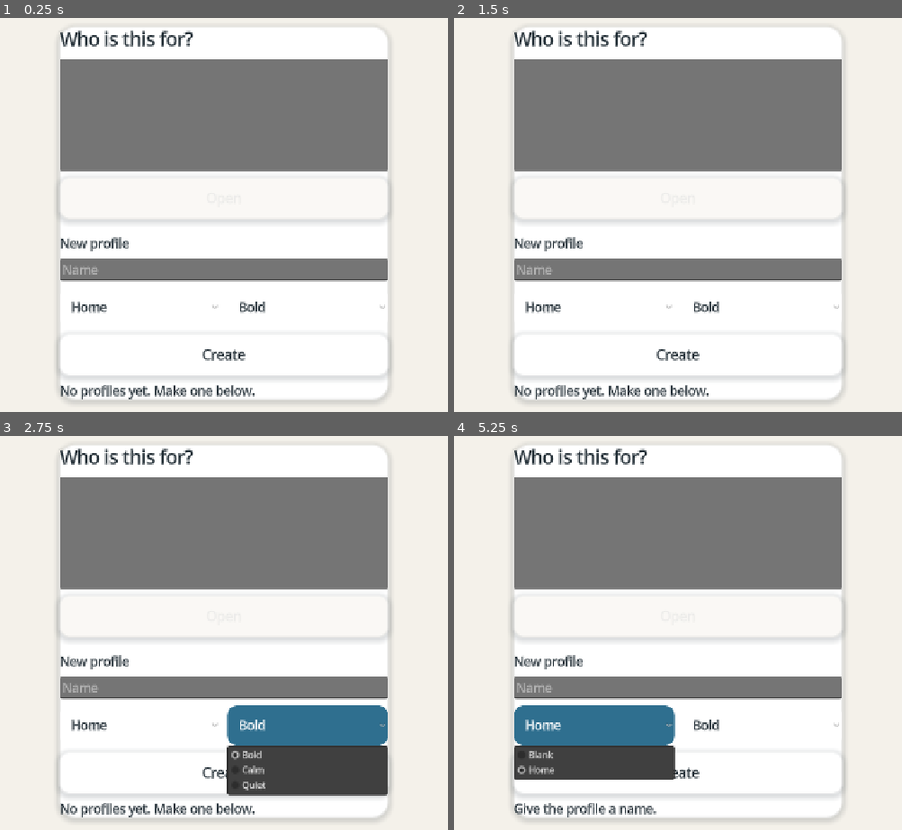
Above: before the commit, frames 1-4 (two rows, left to right).
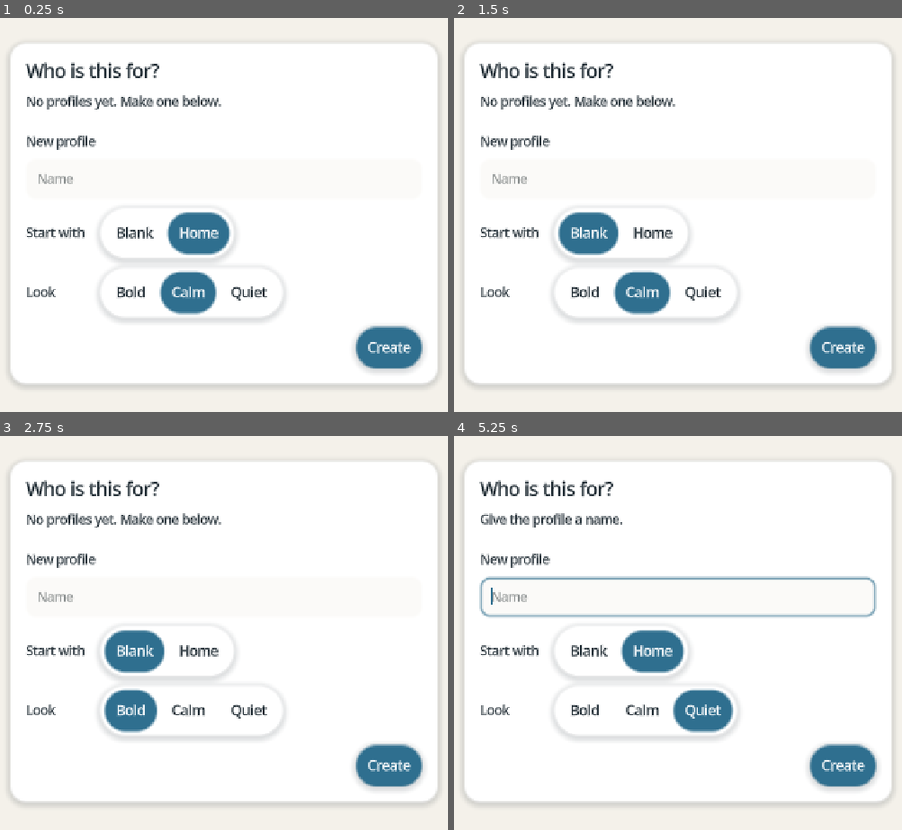
Above: after the commit, the same moments.

Repository: crashtestbrandt/alex
Game: Godot game, scene res://scenes/main.tscn
Two runs of this game, one before a commit and one after it. Both use one fixed random seed, a clock stepped at 60 frames per second and the inputs below.
Inputs (mouse positions are in pixels of both pictures, inside the frame that each line leads up to):
- Up to frame 1 (0.25 s): no input
- Up to frame 2 (1.5 s): click "Home" at 0.5 s; click (588, 234) at 1.25 s, where only the run after the commit has a clickable "Blank"
- Up to frame 3 (2.75 s): click "Bold" at 2 s
- Up to frame 4 (5.25 s): click "Create" at 2.75 s; click (642, 711) at 3.5 s, where only the run after the commit has a clickable "Calm"; click (704, 711) at 4.25 s, where only the run after the commit has a clickable "Quiet"; click "Home" at 5 s

The runs differ from the first frame. In frame 1, 39% of the frame differs, in the area x 1-99%, y 3-98%; in frame 2, 39%; in frame 3, 45%; in frame 4, 46%.

Commit message:
feat(ui) restyle the profile picker with the field-drawn controls
- Each profile is one button that opens it; the name is an `SdfField`; the starter pack and the style are
  pill bars with the choice pressed; Create is the one `primary` button. The dropdowns, the list and the
  separator are gone.
- `SdfField` is new; `SdfButton.primary` and `PillBar.active_index` and `set_active` are new.
- A container laid its shape out inside its own margins, so `SdfPanel` and `PillBar` pin the shape back to
  the full rect after every sort.
- `just screenshot` also renders the picker, to a file git ignores because it lists the machine's profiles.

Co-Authored-By: Claude Fable 5.1 <noreply@anthropic.com>
Claude-Session: https://claude.ai/code/session_01Brov8DxnPxPnDvfkaNeKXq

Diff:
--- a/scenes/ui/profile_picker.tscn
+++ b/scenes/ui/profile_picker.tscn
@@ -3,6 +3,8 @@
 [ext_resource type="Script" path="res://scripts/ui/profile_picker.gd" id="1"]
 [ext_resource type="Script" path="res://scripts/ui/sdf_panel.gd" id="2"]
 [ext_resource type="Script" path="res://scripts/ui/sdf_button.gd" id="3"]
+[ext_resource type="Script" path="res://scripts/ui/sdf_field.gd" id="4"]
+[ext_resource type="Script" path="res://scripts/ui/pill_bar.gd" id="5"]
 
 [node name="ProfilePicker" type="Control"]
 layout_mode = 3
@@ -22,32 +24,34 @@
 grow_vertical = 2
 
 [node name="Panel" type="PanelContainer" parent="Center"]
-custom_minimum_size = Vector2(640, 0)
+custom_minimum_size = Vector2(760, 0)
 layout_mode = 2
 script = ExtResource("2")
 
 [node name="Column" type="VBoxContainer" parent="Center/Panel"]
 layout_mode = 2
-theme_override_constants/separation = 12
+theme_override_constants/separation = 16
 
 [node name="Heading" type="Label" parent="Center/Panel/Column"]
 layout_mode = 2
 theme_type_variation = &"TitleLabel"
 text = "Who is this for?"
 
-[node name="ProfileList" type="ItemList" parent="Center/Panel/Column"]
-unique_name_in_owner = true
-custom_minimum_size = Vector2(0, 200)
-layout_mode = 2
-auto_height = true
-
-[node name="OpenButton" type="Button" parent="Center/Panel/Column"]
+[node name="Profiles" type="GridContainer" parent="Center/Panel/Column"]
 unique_name_in_owner = true
 layout_mode = 2
-script = ExtResource("3")
-text = "Open"
+theme_override_constants/h_separation = 12
+theme_override_constants/v_separation = 12
+columns = 2
 
-[node name="Sep" type="HSeparator" parent="Center/Panel/Column"]
+[node name="Status" type="Label" parent="Center/Panel/Column"]
+unique_name_in_owner = true
+layout_mode = 2
+text = ""
+autowrap_mode = 3
+
+[node name="Gap" type="Control" parent="Center/Panel/Column"]
+custom_minimum_size = Vector2(0, 8)
 layout_mode = 2
 
 [node name="NewHeading" type="Label" parent="Center/Panel/Column"]
@@ -58,28 +62,42 @@
 unique_name_in_owner = true
 layout_mode = 2
 placeholder_text = "Name"
+script = ExtResource("4")
 
-[node name="Row" type="HBoxContainer" parent="Center/Panel/Column"]
+[node name="StarterRow" type="HBoxContainer" parent="Center/Panel/Column"]
 layout_mode = 2
 theme_override_constants/separation = 12
 
-[node name="StarterSelect" type="OptionButton" parent="Center/Panel/Column/Row"]
+[node name="StarterLabel" type="Label" parent="Center/Panel/Column/StarterRow"]
+custom_minimum_size = Vector2(120, 0)
+layout_mode = 2
+text = "Start with"
+
+[node name="StarterBar" type="MarginContainer" parent="Center/Panel/Column/StarterRow"]
 unique_name_in_owner = true
 layout_mode = 2
-size_flags_horizontal = 3
+script = ExtResource("5")
 
-[node name="StyleSelect" type="OptionButton" parent="Center/Panel/Column/Row"]
+[node name="StyleRow" type="HBoxContainer" parent="Center/Panel/Column"]
+layout_mode = 2
+theme_override_constants/separation = 12
+
+[node name="StyleLabel" type="Label" parent="Center/Panel/Column/StyleRow"]
+custom_minimum_size = Vector2(120, 0)
+layout_mode = 2
+text = "Look"
+
+[node name="StyleBar" type="MarginContainer" parent="Center/Panel/Column/StyleRow"]
 unique_name_in_owner = true
 layout_mode = 2
-size_flags_horizontal = 3
+script = ExtResource("5")
 
 [node name="CreateButton" type="Button" parent="Center/Panel/Column"]
 unique_name_in_owner = true
 layout_mode = 2
+size_flags_horizontal = 8
+focus_mode = 0
 script = ExtResource("3")
+shape = 1
+primary = true
 text = "Create"
-
-[node name="Status" type="Label" parent="Center/Panel/Column"]
-unique_name_in_owner = true
-layout_mode = 2
-text = ""
--- a/scripts/ui/pill_bar.gd
+++ b/scripts/ui/pill_bar.gd
@@ -24,15 +24,21 @@
 	_shape = SdfShape.new()
 	_shape.name = "Shape"
 	_shape.show_behind_parent = true
-	_shape.set_anchors_and_offsets_preset(Control.PRESET_FULL_RECT)
 	add_child(_shape)
 	move_child(_shape, 0)
+	# A container lays its children out inside its margins, the shape included. It is pinned back to the full
+	# rect after every sort, so the drawn panel is the panel and not its content box.
+	sort_children.connect(_place_shape)
 	Style.changed.connect(_on_style_changed)
 	_refresh()
 
 func _notification(what: int) -> void:
 	if what == NOTIFICATION_RESIZED:
 		_refresh()
+
+func _place_shape() -> void:
+	_shape.position = Vector2.ZERO
+	_shape.size = size
 
 ## Put a button in the bar as a quiet pill in the bar's toggle group.
 func add_item(button: SdfButton) -> void:
@@ -51,6 +57,23 @@
 			out.push_back(child)
 	return out
 
+## The index of the pressed item, or -1.
+func active_index() -> int:
+	var all: Array[SdfButton] = items()
+	for i: int in all.size():
+		if all[i].button_pressed:
+			return i
+	return -1
+
+## Press item `index` without a signal.
+func set_active(index: int) -> void:
+	var all: Array[SdfButton] = items()
+	if index < 0 or index >= all.size():
+		return
+	all[index].set_pressed_no_signal(true)
+	for button: SdfButton in all:
+		button.refresh()
+
 func clear() -> void:
 	for child: Node in _row.get_children():
 		_row.remove_child(child)
--- a/scripts/ui/profile_picker.gd
+++ b/scripts/ui/profile_picker.gd
@@ -1,66 +1,70 @@
 extends Control
 class_name ProfilePicker
 ## The adults' screen: pick a profile, or make one from a starter pack and a style. Everything a child sees
-## is a consequence of what is chosen here (docs/profiles.md).
+## is a consequence of what is chosen here (docs/profiles.md). Each profile is one button; the starter and
+## the style are pill bars, so the choice is visible at a glance instead of inside a dropdown.
 
 signal profile_chosen(profile_id: String)
 
-@onready var _list: ItemList = %ProfileList
-@onready var _open_button: Button = %OpenButton
-@onready var _name_edit: LineEdit = %NameEdit
-@onready var _starter_select: OptionButton = %StarterSelect
-@onready var _style_select: OptionButton = %StyleSelect
-@onready var _create_button: Button = %CreateButton
+@onready var _profiles: GridContainer = %Profiles
+@onready var _name_edit: SdfField = %NameEdit
+@onready var _starter_bar: PillBar = %StarterBar
+@onready var _style_bar: PillBar = %StyleBar
+@onready var _create_button: SdfButton = %CreateButton
 @onready var _status: Label = %Status
 
-var _ids: PackedStringArray = PackedStringArray()
 var _starters: Array[Starter] = []
 var _style_ids: PackedStringArray = PackedStringArray()
 
 func _ready() -> void:
-	_open_button.pressed.connect(_on_open)
 	_create_button.pressed.connect(_on_create)
-	_list.item_activated.connect(_on_item_activated)
 	_name_edit.text_submitted.connect(_on_name_submitted)
 	_fill_starters()
 	_fill_styles()
 	refresh()
 
-## Re-read the profiles on disk.
+## Re-read the profiles on disk: one button each, in the store's order.
 func refresh() -> void:
-	_list.clear()
-	_ids = ProfileStore.list_ids()
-	for profile_id: String in _ids:
+	for child: Node in _profiles.get_children():
+		_profiles.remove_child(child)
+		child.queue_free()
+	var ids: PackedStringArray = ProfileStore.list_ids()
+	for profile_id: String in ids:
 		var p: Profile = ProfileStore.load_profile(profile_id)
-		_list.add_item(profile_id if p == null else p.display_name)
-	_open_button.disabled = _ids.is_empty()
-	_status.text = "No profiles yet. Make one below." if _ids.is_empty() else ""
+		var button: SdfButton = SdfButton.new()
+		button.text = profile_id if p == null else p.display_name
+		button.focus_mode = Control.FOCUS_NONE
+		button.size_flags_horizontal = Control.SIZE_EXPAND_FILL
+		button.custom_minimum_size = Vector2(0, 88)
+		button.pressed.connect(_on_profile_pressed.bind(profile_id))
+		_profiles.add_child(button)
+	_profiles.visible = not ids.is_empty()
+	_status.text = "No profiles yet. Make one below." if ids.is_empty() else ""
 
 func _fill_starters() -> void:
-	_starter_select.clear()
+	_starter_bar.clear()
 	_starters = Starter.list_all()
-	for s: Starter in _starters:
-		_starter_select.add_item(s.title)
-	# Prefer the worked example over the blank start for a first run.
+	var preferred: int = 0
 	for i: int in _starters.size():
+		var button: SdfButton = SdfButton.new()
+		button.text = _starters[i].title
+		_starter_bar.add_item(button)
+		# Prefer the worked example over the blank start for a first run.
 		if _starters[i].id == "home_routines":
-			_starter_select.select(i)
+			preferred = i
+	_starter_bar.set_active(preferred)
 
 func _fill_styles() -> void:
-	_style_select.clear()
+	_style_bar.clear()
 	_style_ids = StylePreset.list_ids()
 	for style_id: String in _style_ids:
-		_style_select.add_item(StylePreset.load_by_id(style_id).display_name)
+		var button: SdfButton = SdfButton.new()
+		button.text = StylePreset.load_by_id(style_id).display_name
+		_style_bar.add_item(button)
+	_style_bar.set_active(maxi(_style_ids.find("calm"), 0))
 
-func _on_open() -> void:
-	var selected: PackedInt32Array = _list.get_selected_items()
-	if selected.is_empty():
-		_status.text = "Pick a profile first."
-		return
-	profile_chosen.emit(_ids[selected[0]])
-
-func _on_item_activated(index: int) -> void:
-	profile_chosen.emit(_ids[index])
+func _on_profile_pressed(profile_id: String) -> void:
+	profile_chosen.emit(profile_id)
 
 func _on_name_submitted(_text: String) -> void:
 	_on_create()
@@ -69,13 +73,16 @@
 	var name: String = _name_edit.text.strip_edges()
 	if name.is_empty():
 		_status.text = "Give the profile a name."
+		_name_edit.grab_focus()
 		return
 	var starter: Starter = null
-	if _starter_select.selected >= 0 and _starter_select.selected < _starters.size():
-		starter = _starters[_starter_select.selected]
+	var starter_index: int = _starter_bar.active_index()
+	if starter_index >= 0 and starter_index < _starters.size():
+		starter = _starters[starter_index]
 	var style_id: String = "calm"
-	if _style_select.selected >= 0 and _style_select.selected < _style_ids.size():
-		style_id = _style_ids[_style_select.selected]
+	var style_index: int = _style_bar.active_index()
+	if style_index >= 0 and style_index < _style_ids.size():
+		style_id = _style_ids[style_index]
 	var p: Profile = ProfileStore.create_profile(name, starter, style_id)
 	if p == null:
 		_status.text = "Could not save the profile. Check the log."
--- a/scripts/ui/sdf_button.gd
+++ b/scripts/ui/sdf_button.gd
@@ -5,7 +5,8 @@
 ## in, and a pressed or toggled-on button fills with the accent, which the theme's pressed font color is set
 ## against.
 ##
-## `quiet` is for a pill inside a bar: no fill, no relief, until it is the active one.
+## `quiet` is for a pill inside a bar: no fill, no relief, until it is the active one. `primary` is the one
+## button on a screen that does the thing: always the accent.
 
 enum Shape {
 	ROUNDED = 0,
@@ -24,6 +25,10 @@
 @export var quiet: bool = false:
 	set(value):
 		quiet = value
+		refresh()
+@export var primary: bool = false:
+	set(value):
+		primary = value
 		refresh()
 ## Below zero, the style preset's corner radius. A bar or a panel sets a concentric one.
 @export var radius_px: float = -1.0:
@@ -80,7 +85,7 @@
 			_shape.radius_px = UiGeometry.pill_radius(size)
 		_:
 			_shape.radius_px = UiGeometry.rounded_radius(size, shape_radius)
-	if active:
+	if active or primary:
 		_shape.fill = preset.accent
 	elif disabled:
 		_shape.fill = preset.surface.lerp(preset.background, 0.5)
@@ -89,8 +94,11 @@
 	else:
 		_shape.fill = preset.surface
 	_shape.border_px = HOVER_BORDER_PX if _hover and not active and not disabled else 0.0
-	_shape.border_color = preset.accent
+	_shape.border_color = preset.text if primary else preset.accent
 	_shape.relief = 0.0 if quiet else -1.0
+	if primary:
+		add_theme_color_override("font_color", preset.surface)
+		add_theme_color_override("font_hover_color", preset.surface)
 
 # Named for the shape so a subclass with its own press handlers, HoldButton, never overrides these.
 func _on_shape_down() -> void:
--- /dev/null
+++ b/scripts/ui/sdf_field.gd
@@ -0,0 +1,47 @@
+extends LineEdit
+class_name SdfField
+## A LineEdit whose box is an [SdfShape] drawn behind its text (docs/ui.md). The theme's style boxes are
+## replaced by empty ones; focus adds the accent border, the same way hover does on a button.
+
+const CONTENT_MARGIN_PX: float = 20.0
+const FOCUS_BORDER_PX: float = 3.0
+
+var _shape: SdfShape = null
+
+func _init() -> void:
+	var empty: StyleBoxEmpty = StyleBoxEmpty.new()
+	empty.set_content_margin_all(CONTENT_MARGIN_PX)
+	for state: String in ["normal", "focus", "read_only"]:
+		add_theme_stylebox_override(state, empty)
+
+func _ready() -> void:
+	_shape = SdfShape.new()
+	_shape.name = "Shape"
+	_shape.show_behind_parent = true
+	_shape.set_anchors_and_offsets_preset(Control.PRESET_FULL_RECT)
+	add_child(_shape)
+	move_child(_shape, 0)
+	focus_entered.connect(refresh)
+	focus_exited.connect(refresh)
+	Style.changed.connect(_on_style_changed)
+	refresh()
+
+func _notification(what: int) -> void:
+	if what == NOTIFICATION_RESIZED:
+		refresh()
+
+func refresh() -> void:
+	if _shape == null:
+		return
+	var preset: StylePreset = Style.current
+	_shape.radius_px = UiGeometry.rounded_radius(size, float(preset.corner_radius))
+	_shape.fill = preset.surface.lerp(preset.background, 0.35)
+	_shape.border_px = FOCUS_BORDER_PX if has_focus() else 0.0
+	_shape.border_color = preset.accent
+	_shape.relief = 0.0
+	add_theme_color_override("font_color", preset.text)
+	add_theme_color_override("font_placeholder_color", preset.text.lerp(preset.background, 0.5))
+	add_theme_color_override("caret_color", preset.accent)
+
+func _on_style_changed(_preset: StylePreset) -> void:
+	refresh()
--- a/scripts/ui/sdf_panel.gd
+++ b/scripts/ui/sdf_panel.gd
@@ -17,15 +17,21 @@
 	_shape = SdfShape.new()
 	_shape.name = "Shape"
 	_shape.show_behind_parent = true
-	_shape.set_anchors_and_offsets_preset(Control.PRESET_FULL_RECT)
 	add_child(_shape)
 	move_child(_shape, 0)
+	# A container lays its children out inside its margins, the shape included. It is pinned back to the full
+	# rect after every sort, so the drawn panel is the panel and not its content box.
+	sort_children.connect(_place_shape)
 	Style.changed.connect(_on_style_changed)
 	_refresh()
 
 func _notification(what: int) -> void:
 	if what == NOTIFICATION_RESIZED:
 		_refresh()
+
+func _place_shape() -> void:
+	_shape.position = Vector2.ZERO
+	_shape.size = size
 
 func radius() -> float:
 	return UiGeometry.rounded_radius(size, Style.current.corner_radius * RADIUS_SCALE)
--- a/tools/instr/screenshot_probe.gd
+++ b/tools/instr/screenshot_probe.gd
@@ -1,7 +1,7 @@
 extends Control
 ## Screenshots: seed a profile from the home starter in the Bold style, open its room, swing the door, and
 ## save the viewport to docs/img/room.png; then open the recording overlay for the door's phrase and save
-## docs/img/record.png (`just screenshot`). Windowed, because it needs a renderer. The
+## docs/img/record.png; then return to the picker and save docs/img/picker.png (`just screenshot`). Windowed, because it needs a renderer. The
 ## profile it makes is deleted on the way out. Re-run it whenever the room changes so the README stays true.
 ##
 ## The root is a Control, not a Node: a theme set on the window propagates only through Control and Window
@@ -10,6 +10,7 @@
 const _MAIN: PackedScene = preload("res://scenes/main.tscn")
 const _OUT: String = "res://docs/img/room.png"
 const _OUT_RECORD: String = "res://docs/img/record.png"
+const _OUT_PICKER: String = "res://docs/img/picker.png"
 const _STYLE: String = "bold"
 const _TAPPED: PackedStringArray = ["door"]
 
@@ -46,6 +47,11 @@
 		await RenderingServer.frame_post_draw
 		err = _save(_OUT_RECORD)
 		overlay.close()
+	if err == OK:
+		main.show_picker()
+		await get_tree().create_timer(0.3).timeout
+		await RenderingServer.frame_post_draw
+		err = _save(_OUT_PICKER)
 	repo.delete_profile(p.id)
 	if err == OK:
 		get_tree().quit(0)
Binary file changed: docs/img/record.png
Binary file changed: docs/img/room.png
Not shown, added: scripts/ui/sdf_field.gd.uid
Not shown, changed: .gitignore
Not shown, changed: docs/ui.md
